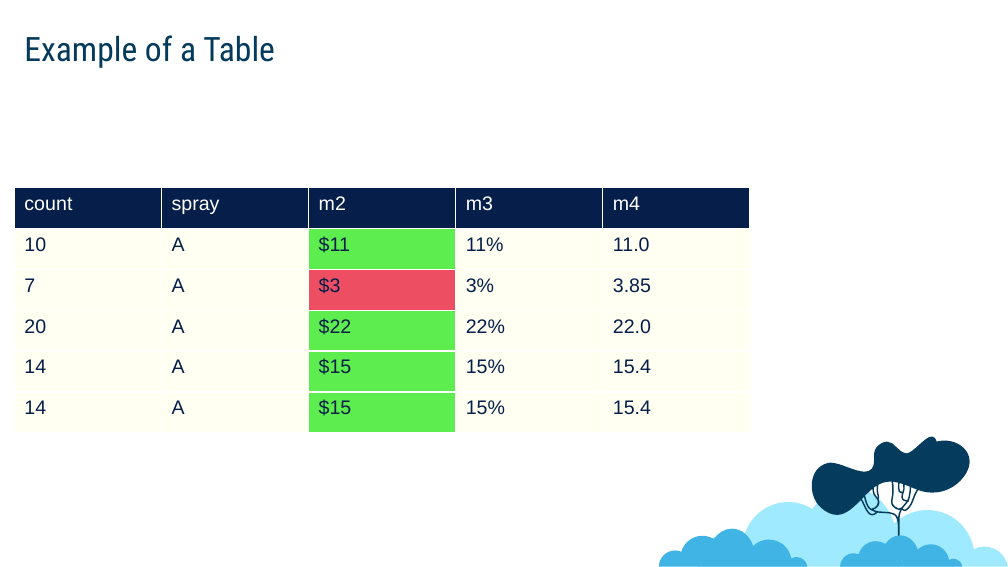
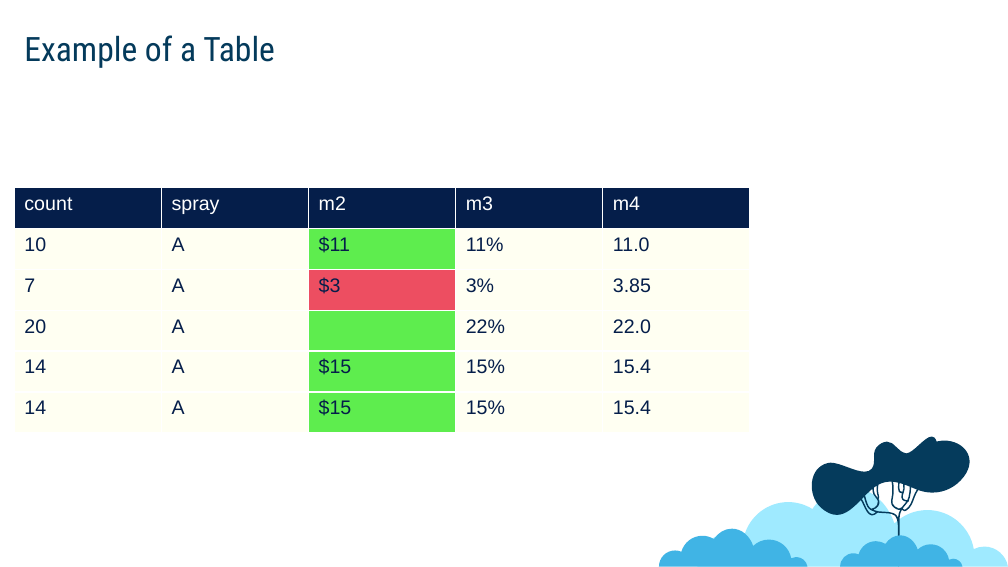
Before and after one commit to jonboone1/plotlyPowerpoint, a slide deck: slide 7 of example/output.pptx. Drawn at 1008x567 pixels with LibreOffice and Linux fonts; fonts in the diff are those of the drawing. Boxes give left, top, right and bottom in pixels: in the first picture for what was removed or moved away, otherwise in the second. Text is boxed around its words. In the diff, an @@ line names an element or a change of style, - is before the commit and + after.

Commit message:
allowing for font size changes in tables

```diff
--- a/example/output.pptx
+++ b/example/output.pptx
@@ table at bbox=[14, 187, 750, 432] @@
-row 4, column 3: $22
+row 4, column 3: 
```
Also in this commit, not shown: 7 other files.
